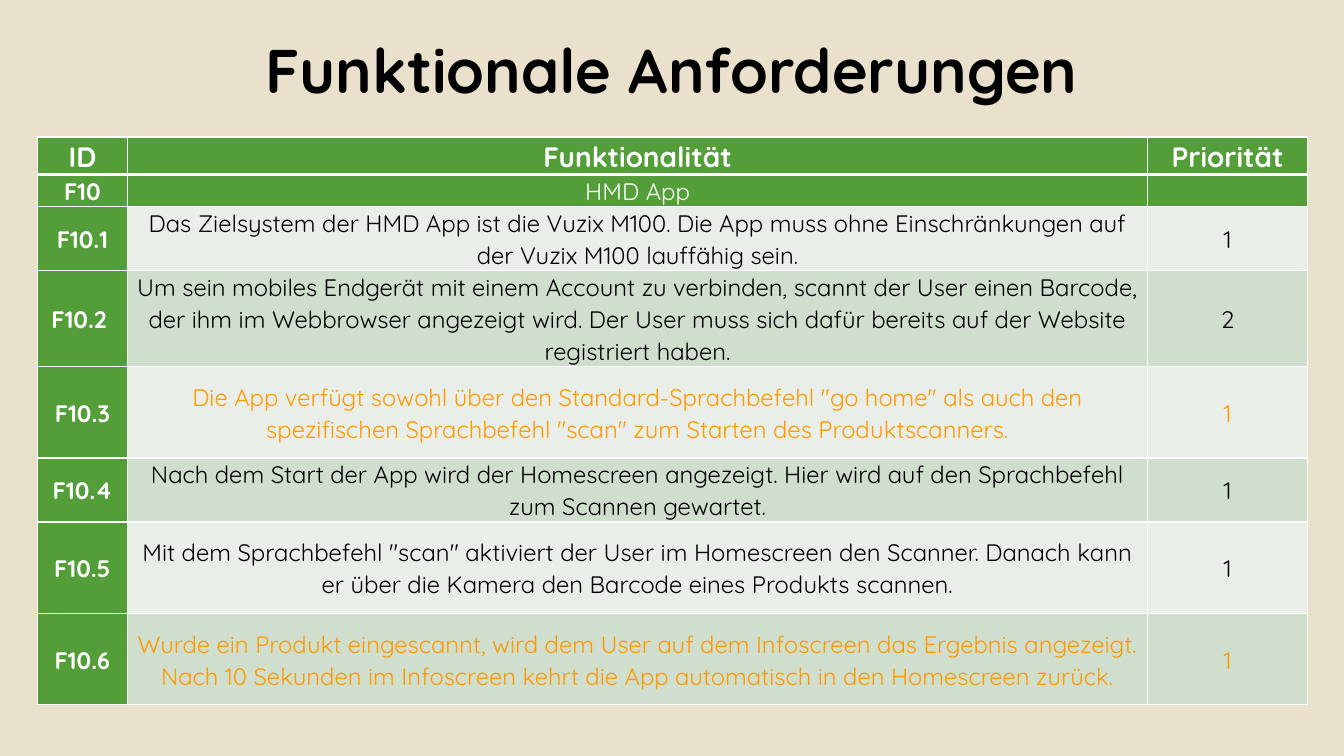
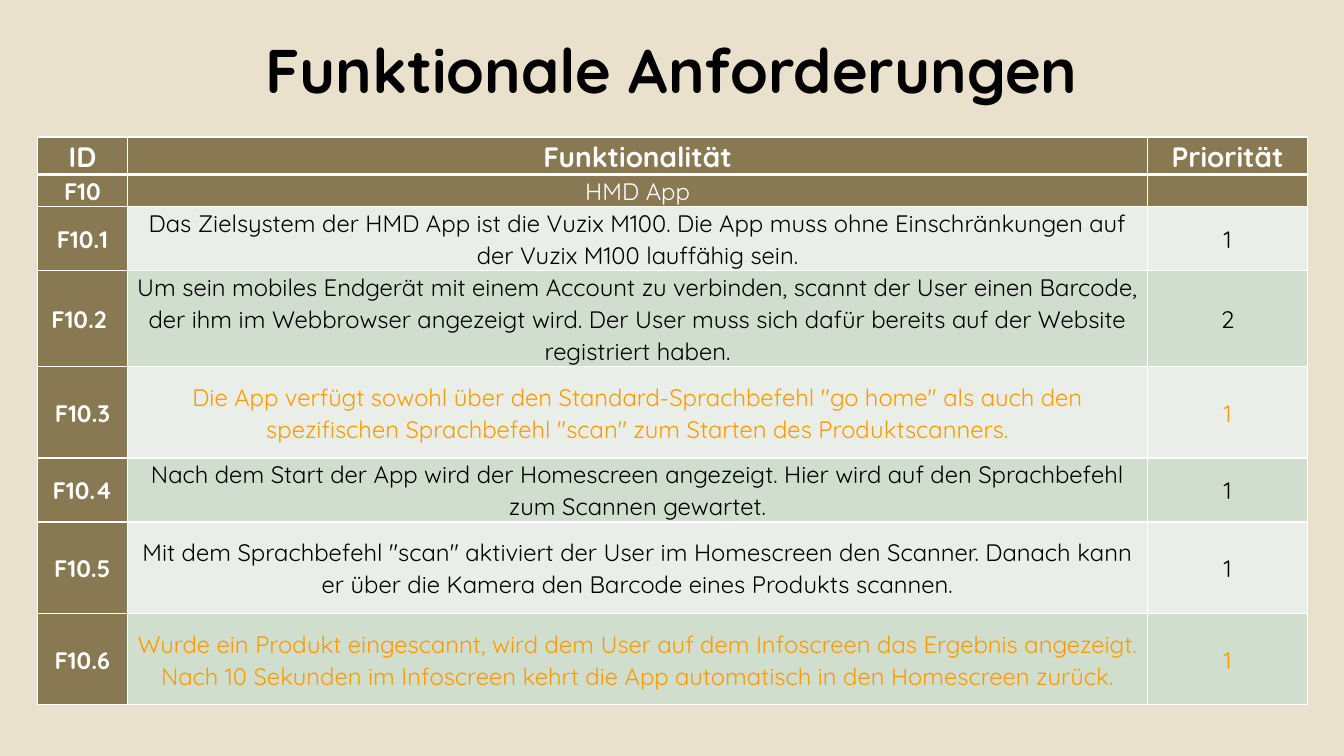
Before and after one commit to Alergeek/Dokumentation, a slide deck: slide 3 of Docs/AbschlussPräsi.pptx. Drawn at 1344x756 pixels with LibreOffice and Linux fonts; fonts in the diff are those of the drawing; background and template pictures are left out. Boxes give left, top, right and bottom in pixels: in the first picture for what was removed or moved away, otherwise in the second. Text is boxed around its words. In the diff, an @@ line names an element or a change of style, - is before the commit and + after.

```diff
--- a/Docs/AbschlussPräsi.pptx
+++ b/Docs/AbschlussPräsi.pptx
@@ table at (37, 137, 1307, 694) @@
@@ fill #549E39 to #887952 in 12 cells @@
```
Also in this commit, not shown: 6 other slides changed, 2 slides added, 1 slide removed, 1 other file.
